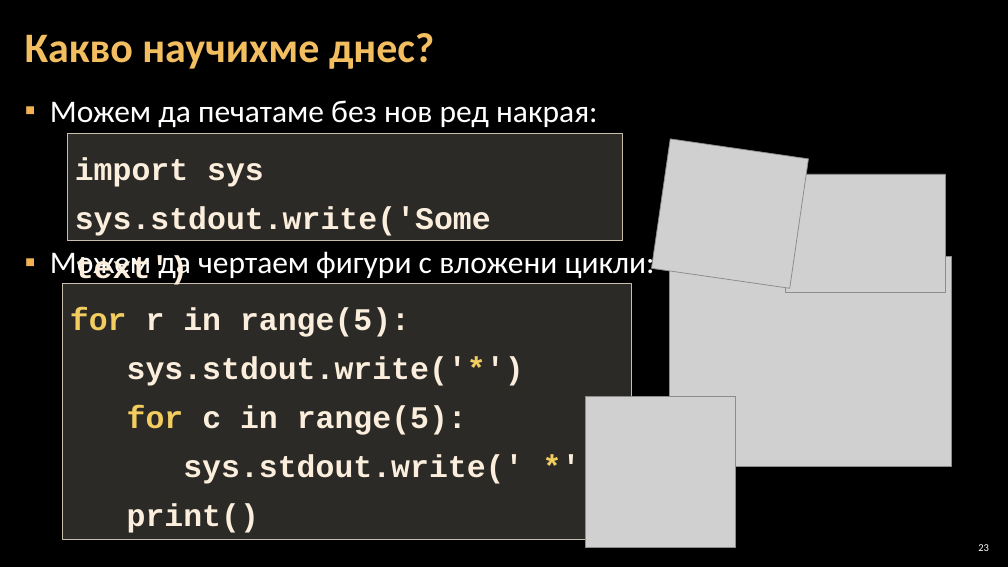
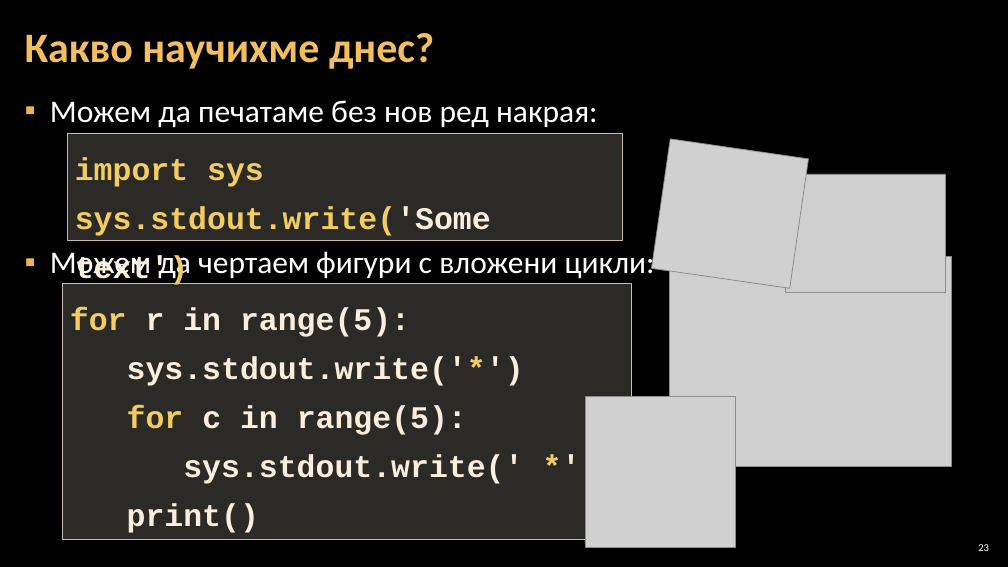
Before and after one commit to Software-University/Python-Basics, a slide deck: slide 23 of 6. Drawing-with-Loops/6. Drawing-with-Loops.pptx. Drawn at 1008x567 pixels with LibreOffice and Linux fonts; fonts in the diff are those of the drawing; grey boxes stand for pictures; background and template pictures are left out. Boxes give left, top, right and bottom in pixels: in the first picture for what was removed or moved away, otherwise in the second. Text is boxed around its words. In the diff, an @@ line names an element or a change of style, - is before the commit and + after.

```diff
--- a/6. Drawing-with-Loops/6. Drawing-with-Loops.pptx
+++ b/6. Drawing-with-Loops/6. Drawing-with-Loops.pptx
@@ rectangle "import sys" at [67, 134, 622, 240]: text colour #FBEEDC to #F3CD60 in "import sys", "sys.stdout.write('Some text')" @@
```
Also in this commit, not shown: 5 other files.
